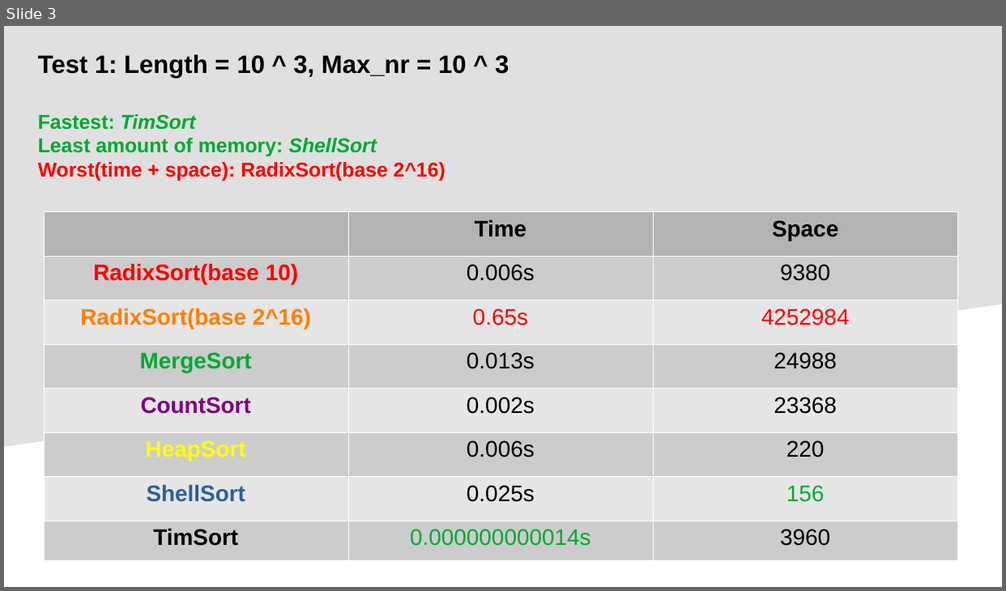
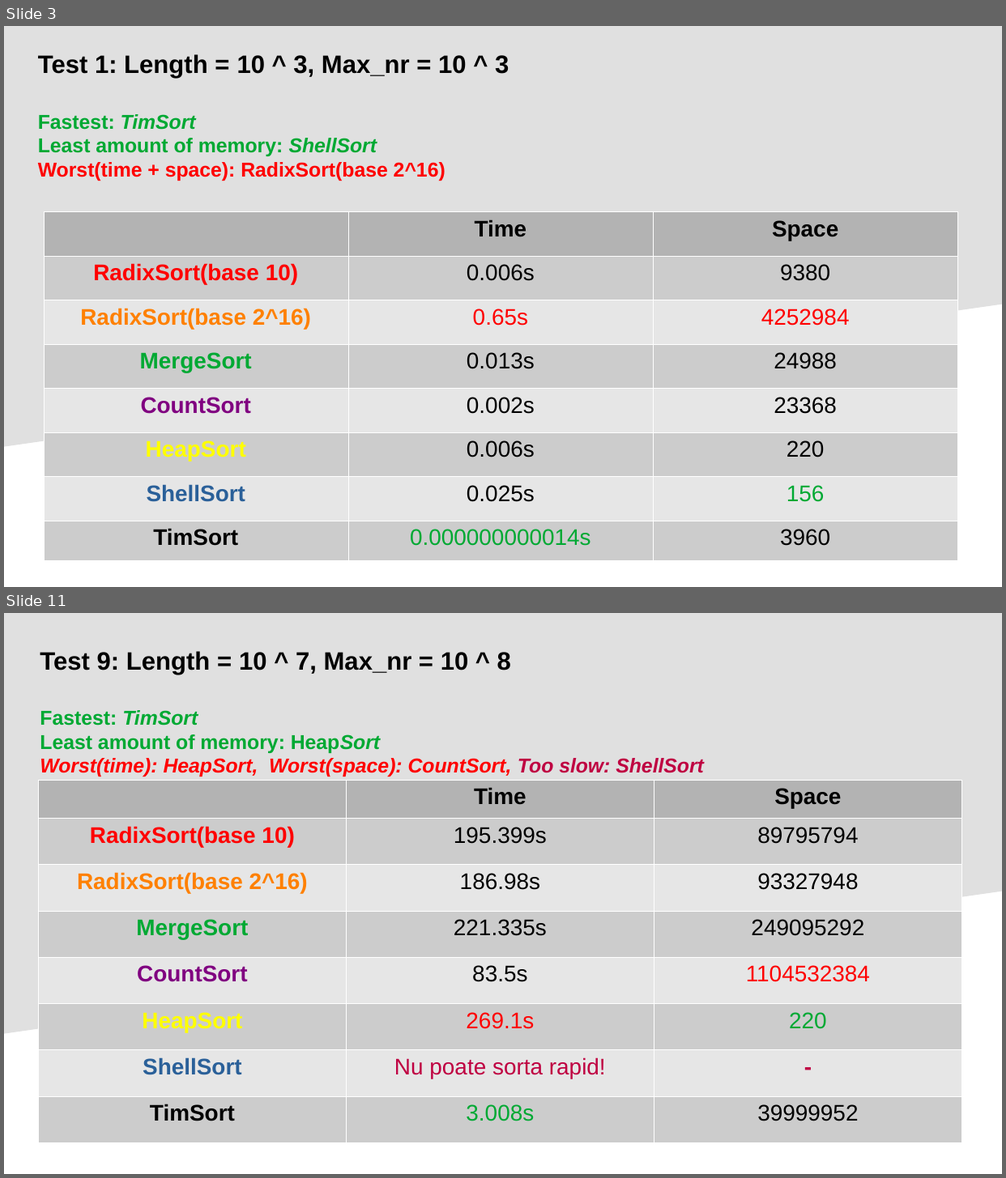
Before and after one commit to VictorE076/Data-Structures, a slide deck: Sorting Algorithms Project.odp. Shown one above the other, each under a label of ours: slide 3 before the commit, slides 3 and 11 after it; the slides between them are not shown. The pictures are 1006x591 and 1006x1178 pixels, drawn with LibreOffice and Linux fonts; fonts in the diff are those of the drawing. Boxes give left, top, right and bottom in pixels: in the first picture for what was removed or moved away, otherwise in the second. Text is boxed around its words. In the diff, an @@ line names an element or a change of style, - is before the commit and + after.

```diff
--- a/Sorting Algorithms Project.odp
+++ b/Sorting Algorithms Project.odp
@@ slide 11 added at (4, 613, 1002, 1174), background #FFFFFF; not listed: 1 template element that a slide beside it also shows @@
@@ text added at (40, 651, 704, 777), 16 pt, text #FF0000, bold, italic @@
+Test 9: Length = 10 ^ 7, Max_nr = 10 ^ 8
+Fastest: TimSort
+Least amount of memory: HeapSort
+Worst(time): HeapSort, Worst(space): CountSort, Too slow: ShellSort
@@ table added at (38, 780, 962, 1143), 8 rows, 3 columns @@
+ | Time | Space
+RadixSort(base 10) | 195.399s | 89795794
+RadixSort(base 2^16) | 186.98s | 93327948
+MergeSort | 221.335s | 249095292
+CountSort | 83.5s | 1104532384
+HeapSort | 269.1s | 220
+ShellSort | Nu poate sorta rapid! | -
+TimSort | 3.008s | 39999952
```
Also in this commit, not shown: 6 slides changed, 3 other slides added, 1 other file.
